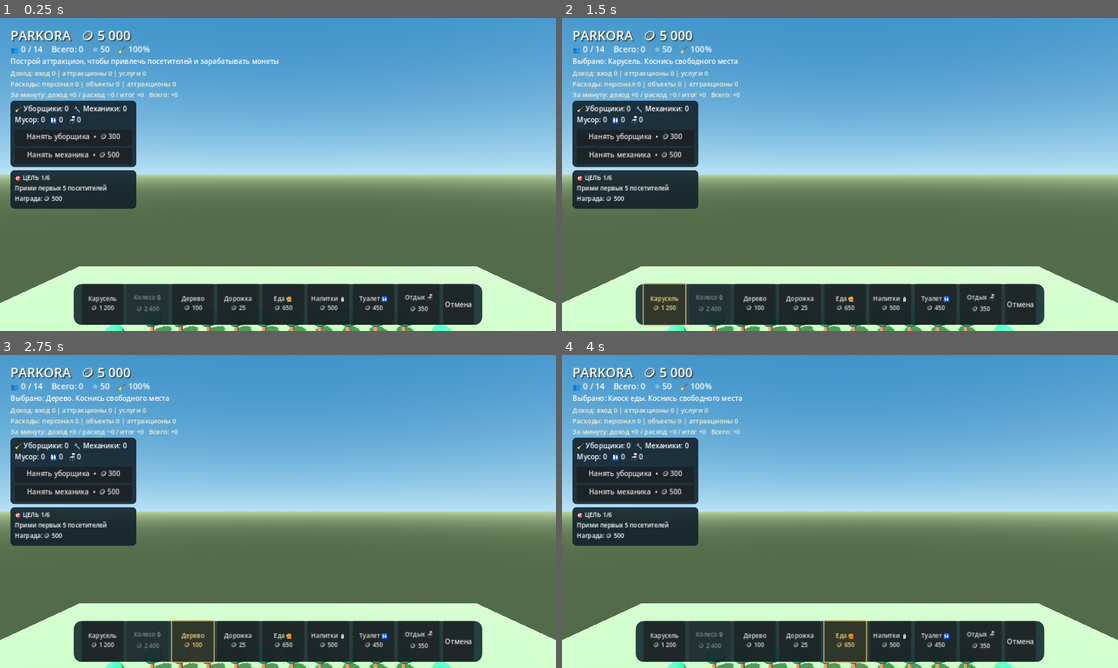
Above: before the commit, frames 1-4 (two rows, left to right).
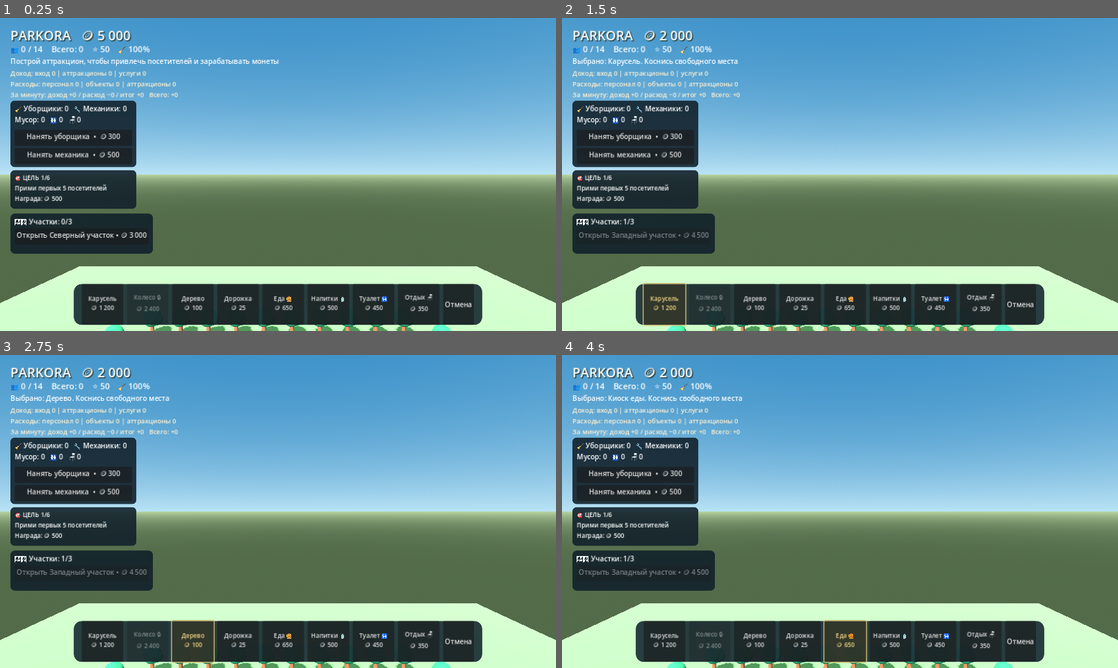
Above: after the commit, the same moments.

Repository: uchihabaha05-del/PARKORA
Game: Godot game, scene res://scenes/main.tscn
Same seed, same stepped clock (60 frames per second), same inputs: the game is played once before the commit and once after it.
Inputs (mouse positions are in pixels of both pictures, inside the frame that each line leads up to):
- Up to frame 1 (0.25 s): no input
- Up to frame 2 (1.5 s): click (645, 237) at 0.5 s, where only the run after the commit has a clickable "Открыть Северный участок • 🪙 …"; click "Карусель 🪙 1 200" at 1.25 s
- Up to frame 3 (2.75 s): click "Дерево 🪙 100" at 2 s
- Up to frame 4 (4 s): click "Дорожка 🪙 25" at 2.75 s; click "Еда 🍔 🪙 650" at 3.5 s

The runs differ from the first frame. In frame 1, 3.3% of the frame differs, in the area x 1-28%, y 62-76%; in frame 2, 3.3%, in the area x 1-63%, y 4-100%; in frame 3, 3.3%; in frame 4, 3.3%.

Commit message:
Add purchasable land expansion zones

Diff:
--- a/scripts/main.gd
+++ b/scripts/main.gd
@@ -36,6 +36,9 @@
 var reporting_timer := 60.0
 var objective_index := 0
 var objective_label: Label
+var land_expansions := 0
+var land_button: Button
+var land_label: Label
 var maintenance_timer := 10.0
 var save_timer := 15.0
 var built_objects: Array[Dictionary] = []
@@ -267,6 +270,7 @@
 	_create_ride_management_panel(root)
 	_create_staff_panel(root)
 	_create_objective_panel(root)
+	_create_land_panel(root)
 
 
 func _create_staff_panel(root: Control) -> void:
@@ -380,6 +384,112 @@
 		_update_hud()
 		_save_game()
 		_set_hint("Цель выполнена! Награда: +🪙 " + _format_number(reward))
+
+
+func _create_land_panel(root: Control) -> void:
+	var panel := PanelContainer.new()
+	panel.position = Vector2(24, 450)
+	panel.custom_minimum_size = Vector2(290, 92)
+	var style := StyleBoxFlat.new()
+	style.bg_color = Color(0.07, 0.13, 0.17, 0.9)
+	style.set_corner_radius_all(10)
+	style.content_margin_left = 10
+	style.content_margin_right = 10
+	style.content_margin_top = 7
+	style.content_margin_bottom = 7
+	panel.add_theme_stylebox_override("panel", style)
+	root.add_child(panel)
+	var column := VBoxContainer.new()
+	column.add_theme_constant_override("separation", 4)
+	panel.add_child(column)
+	land_label = Label.new()
+	land_label.add_theme_color_override("font_color", Color.WHITE)
+	column.add_child(land_label)
+	land_button = Button.new()
+	land_button.custom_minimum_size = Vector2(0, 34)
+	land_button.pressed.connect(_buy_land_expansion)
+	column.add_child(land_button)
+	_update_land_panel()
+
+
+func _land_expansion_cost() -> int:
+	match land_expansions:
+		0:
+			return 3000
+		1:
+			return 4500
+		2:
+			return 6000
+	return 0
+
+
+func _update_land_panel() -> void:
+	if land_label == null or land_button == null:
+		return
+	if land_expansions >= 3:
+		land_label.text = "🌳 Вся доступная территория открыта"
+		land_button.text = "Все участки куплены"
+		land_button.disabled = true
+	else:
+		var cost := _land_expansion_cost()
+		var names := ["Северный участок", "Западный участок", "Восточный участок"]
+		land_label.text = "🗺️ Участки: " + str(land_expansions) + "/3"
+		land_button.text = "Открыть " + names[land_expansions] + " • 🪙 " + _format_number(cost)
+		land_button.disabled = coins < cost
+
+
+func _buy_land_expansion() -> void:
+	if land_expansions >= 3:
+		return
+	var cost := _land_expansion_cost()
+	if coins < cost:
+		_set_hint("Не хватает монет для покупки участка")
+		return
+	coins -= cost
+	_create_land_zone(land_expansions)
+	land_expansions += 1
+	_update_land_panel()
+	_update_hud()
+	_save_game()
+	_set_hint("Новый участок парка открыт! Проложи дорожки к новой территории")
+
+
+func _create_land_zone(zone_index: int) -> void:
+	var min_x := -10.0
+	var max_x := 10.0
+	var min_z := -26.0
+	var max_z := -8.0
+	if zone_index == 1:
+		min_x = -28.0
+		max_x = -10.0
+		min_z = -6.0
+		max_z = 22.0
+	elif zone_index == 2:
+		min_x = 10.0
+		max_x = 28.0
+		min_z = -6.0
+		max_z = 22.0
+	var width := max_x - min_x
+	var depth := max_z - min_z
+	var center_x := (min_x + max_x) * 0.5
+	var center_z := (min_z + max_z) * 0.5
+	_add_box(Vector3(center_x, 0.055, min_z), Vector3(width, 0.12, 0.22), yellow_material)
+	_add_box(Vector3(center_x, 0.055, max_z), Vector3(width, 0.12, 0.22), yellow_material)
+	_add_box(Vector3(min_x, 0.055, center_z), Vector3(0.22, 0.12, depth), yellow_material)
+	_add_box(Vector3(max_x, 0.055, center_z), Vector3(0.22, 0.12, depth), yellow_material)
+
+
+func _is_position_in_owned_land(position: Vector3) -> bool:
+	if position.x >= -10.0 and position.x <= 10.0 and position.z >= -8.0 and position.z <= 22.0:
+		return true
+	for zone_index in range(land_expansions):
+		if zone_index == 0 and position.x >= -10.0 and position.x <= 10.0 and position.z >= -26.0 and position.z <= -8.0:
+			return true
+		if zone_index == 1 and position.x >= -28.0 and position.x <= -10.0 and position.z >= -6.0 and position.z <= 22.0:
+			return true
+		if zone_index == 2 and position.x >= 10.0 and position.x <= 28.0 and position.z >= -6.0 and position.z <= 22.0:
+			return true
+	return false
 
 
 func _hire_cleaner() -> void:
@@ -730,6 +840,9 @@
 
 func _place_selected(position: Vector3) -> void:
 	var cost: int = BUILD_COSTS.get(selected_build, 0)
+	if not _is_position_in_owned_land(position):
+		_set_hint("Эта территория закрыта. Сначала купи новый участок")
+		return
 	if coins < cost:
 		_set_hint("Не хватает монет для строительства")
 		return
@@ -873,6 +986,9 @@
 	period_expenses = int(config.get_value("economy", "period_expenses", 0))
 	reporting_timer = float(config.get_value("economy", "reporting_timer", 60.0))
 	objective_index = clampi(int(config.get_value("economy", "objective_index", 0)), 0, 6)
+	land_expansions = clampi(int(config.get_value("park", "land_expansions", 0)), 0, 3)
+	for zone_index in range(land_expansions):
+		_create_land_zone(zone_index)
 	park_rating = float(config.get_value("park", "park_rating", 50.0))
 	cleaners = int(config.get_value("park", "cleaners", 0))
 	mechanics = int(config.get_value("park", "mechanics", 0))
@@ -920,6 +1036,7 @@
 	config.set_value("park", "total_visitors", total_visitors)
 	config.set_value("park", "total_income", total_income)
 	config.set_value("park", "total_expenses", total_expenses)
+	config.set_value("park", "land_expansions", land_expansions)
 	config.set_value("economy", "admission_income", admission_income)
 	config.set_value("economy", "ride_income", ride_income)
 	config.set_value("economy", "service_income", service_income)
@@ -1487,6 +1604,7 @@
 		staff_label.text = "🧹 Уборщики: " + str(cleaners) + "   🔧 Механики: " + str(mechanics) + "\nМусор: " + str(litter_nodes.size()) + "   🚻 " + str(_count_facilities("toilet")) + "   🪑 " + str(_count_facilities("rest"))
 	if hire_cleaner_button != null:
 		hire_cleaner_button.disabled = coins < 300
+	_update_land_panel()
 	if hire_mechanic_button != null:
 		hire_mechanic_button.disabled = coins < 500
 	if economy_label != null:
